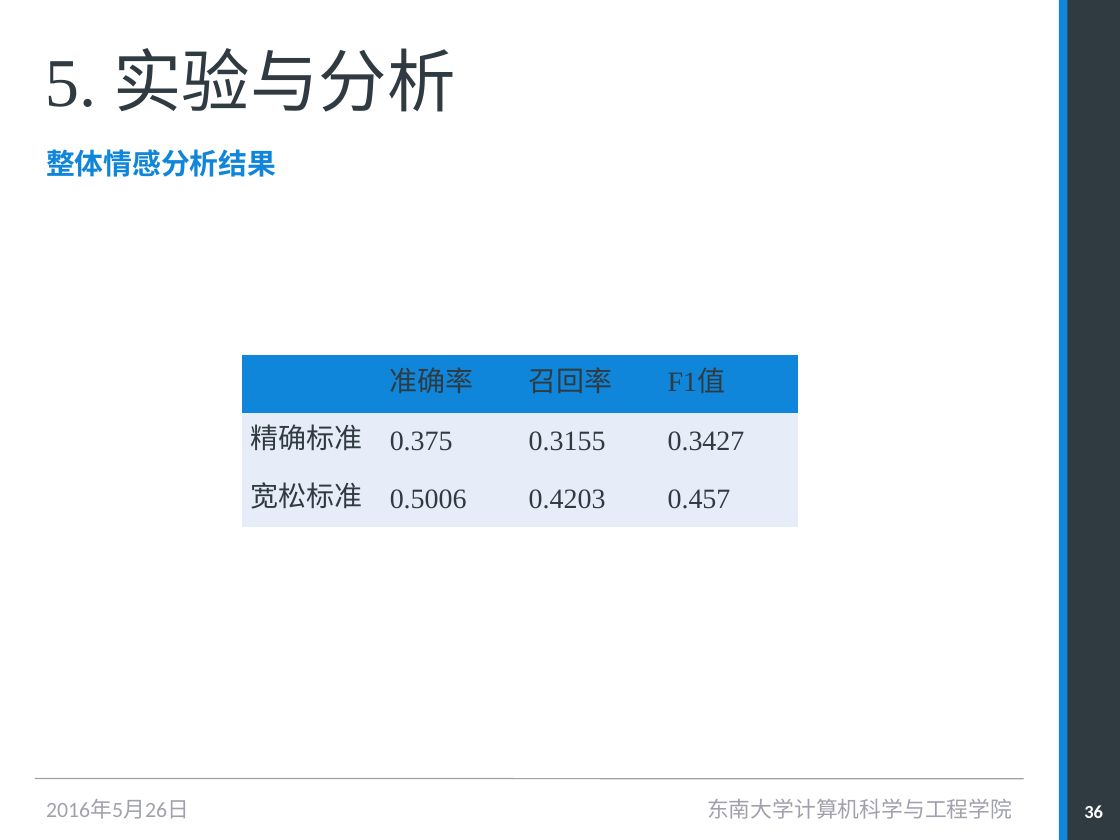
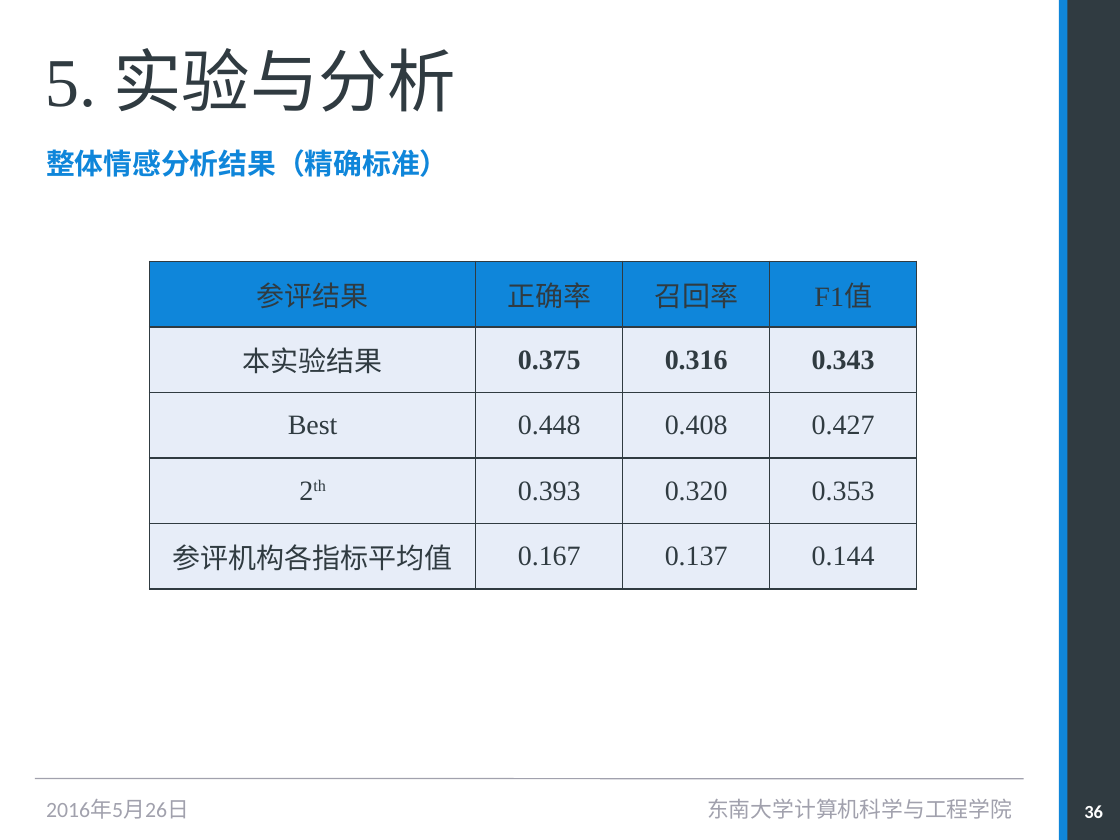
Before and after one commit to ElvisJazz/doc_bake, a slide deck: slide 36 of 毕设相关/答辩_ElvisJia.pptx. Drawn at 1120x840 pixels with LibreOffice and Linux fonts; fonts in the diff are those of the drawing. Boxes give left, top, right and bottom in pixels: in the first picture for what was removed or moved away, otherwise in the second. Text is boxed around its words. In the diff, an @@ line names an element or a change of style, - is before the commit and + after.

```diff
--- a/毕设相关/答辩_ElvisJia.pptx
+++ b/毕设相关/答辩_ElvisJia.pptx
@@ text at [46, 149, 449, 177]: text changed @@
-整体情感分析结果
+整体情感分析结果（精确标准）
@@ table at [149, 261, 915, 589] @@
-row 1:  | 准确率 | 召回率 | F1值
-row 2: 精确标准 | 0.375 | 0.3155 | 0.3427
-row 3: 宽松标准 | 0.5006 | 0.4203 | 0.457
+row 1: 参评结果 | 正确率 | 召回率 | F1值
+row 2: 本实验结果 | 0.375 | 0.316 | 0.343
+row 3: Best | 0.448 | 0.408 | 0.427
+row 4: 2th | 0.393 | 0.320 | 0.353
+row 5: 参评机构各指标平均值 | 0.167 | 0.137 | 0.144
@@ table: place and size @@
-table at [243, 355, 799, 528]
+table at [149, 261, 915, 589]
```
Also in this commit, not shown: 3 other slides changed, 1 slide added, 2 other files.
